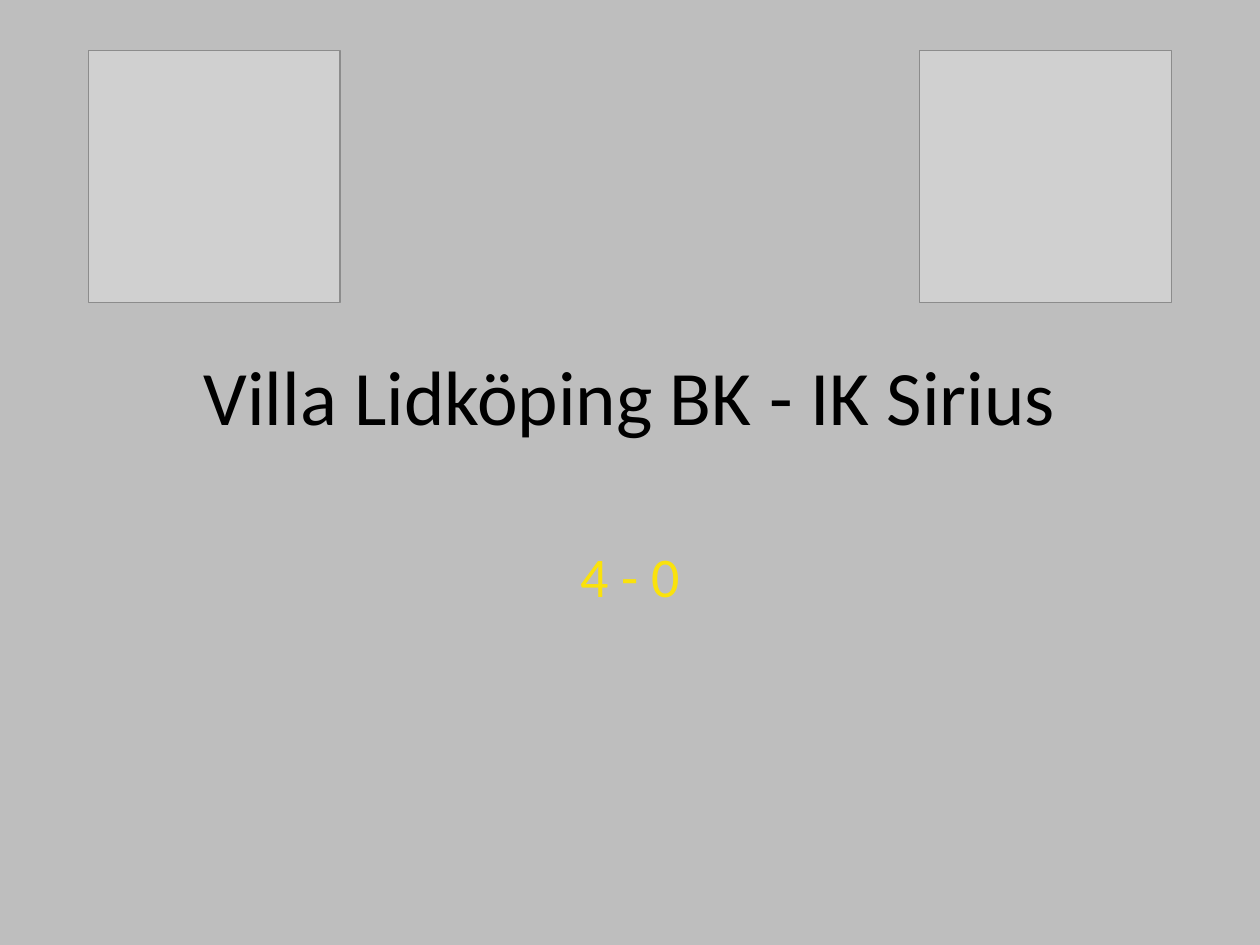
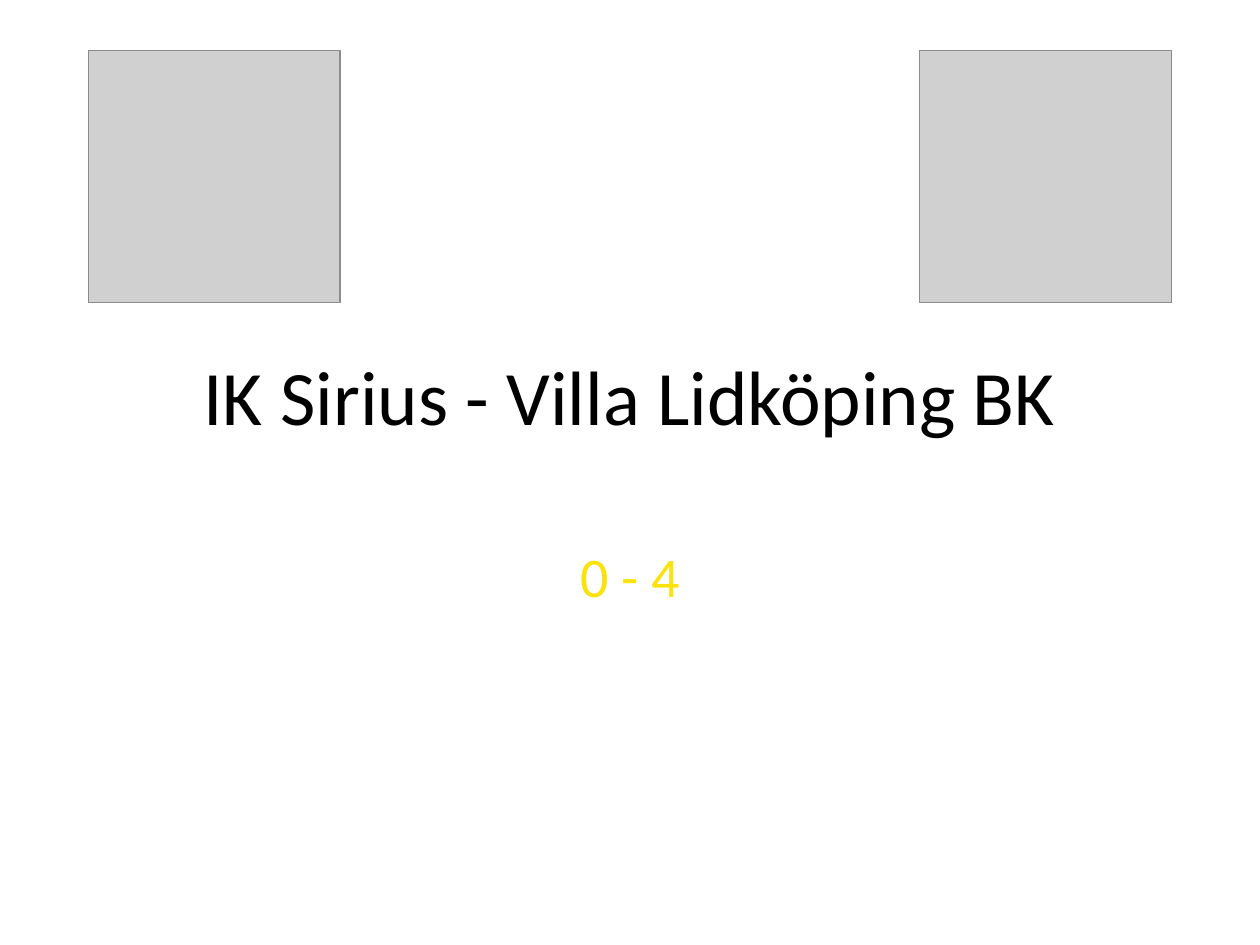
Before and after one commit to legendwk/sirius_bandy, a slide deck: slide 1 of powerpointer/matchrapporter/20220930 IK Sirius - Villa Lidköping halvlek 1 .pptx. Drawn at 1260x945 pixels with LibreOffice and Linux fonts; fonts in the diff are those of the drawing; grey boxes stand for pictures; background and template pictures are left out. Boxes give left, top, right and bottom in pixels: in the first picture for what was removed or moved away, otherwise in the second. Text is boxed around its words. In the diff, an @@ line names an element or a change of style, - is before the commit and + after.

```diff
--- a/powerpointer/matchrapporter/20220930 IK Sirius - Villa Lidköping halvlek 1 .pptx
+++ b/powerpointer/matchrapporter/20220930 IK Sirius - Villa Lidköping halvlek 1 .pptx
@@ background #BEBEBE to picture (left out) @@
@@ title at (204, 371, 1055, 439): text changed @@
-Villa Lidköping BK - IK Sirius
+IK Sirius - Villa Lidköping BK
@@ subtitle at (580, 560, 679, 598): text changed @@
-4 - 0
+0 - 4
```
Also in this commit, not shown: 6 other slides changed, 17 other files.
